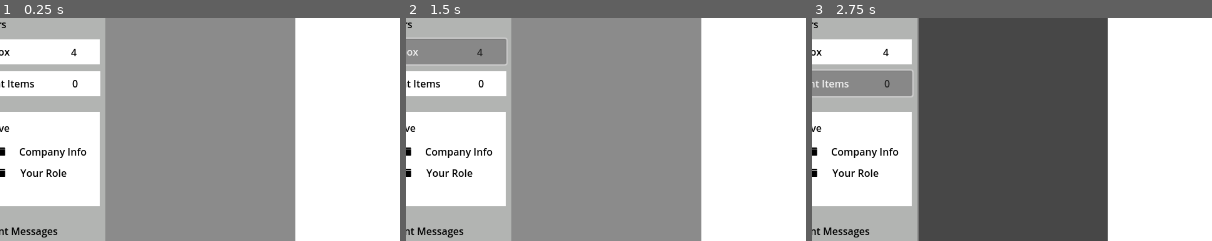
Above: before the commit, frames 1-3 (left to right).
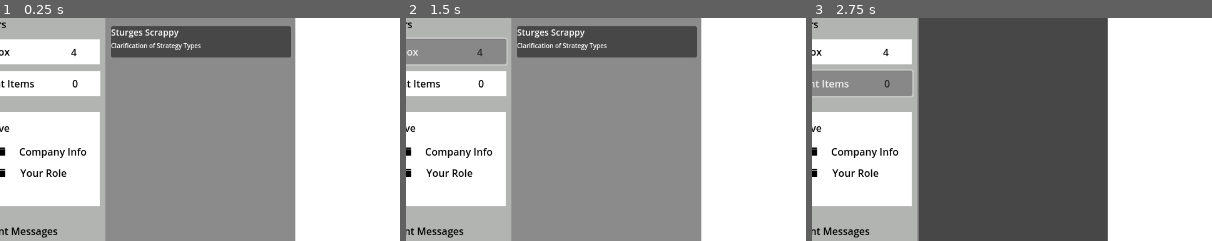
Above: after the commit, the same moments.

Repository: NMurphyGSU/InboxSimulator
Game: Godot game, scene res://inbox.tscn
Two runs of this game, one before a commit and one after it. Both use one fixed random seed, a clock stepped at 60 frames per second and the inputs below. This scene is started directly instead of the project's main scene.
Inputs (mouse positions are % of the whole screen's width and height, from its top left):
- Up to frame 1 (0.25 s): no input
- Up to frame 2 (1.5 s): click (9, 83) at 0.52 s; type "Alex" at 0.6 s; click "Inbox" at 1.25 s
- Up to frame 3 (2.75 s): click "Sent Items" at 2 s
The pictures show only the part of the screen within x 5-55%, y 19-69%; the shares and areas given below are measured in that part.

The runs differ from the first frame. In frame 1, 6.2% of the frame differs, in the area x 27-73%, y 3-18%; in frame 2, 6.2%; in frame 3, nothing differs.

Commit message:
First email in the dialogue tree loads, but other things break now. Progress is being made though. Debugging now.

Diff:
--- a/inbox-simulator/InboxScene.gd
+++ b/inbox-simulator/InboxScene.gd
@@ -177,22 +177,35 @@
 	return sender_lookup.get(sender_id, "Unknown Sender")
 
 func populate_unread_emails(): # will handle formatting mostly
+
+	print("Running populate_unread_emails")
 	if current_email == null:
-		print("current email is null")
-		return
-
-	var email = current_email
+		print("current_email is null")
+		return
+
+	if !current_email.has("sender_id") or !current_email.has("subject"):
+		print("current_email missing required fields")
+		return
+
+	var sid = current_email["sender_id"]
+	var subject = current_email["subject"]
+
+	#if current_email == null:
+	#	print("current email is null")
+	#	return
+
+	#var email = current_email
 	#for current_email in emails: #for each email that is inside of the emails array (runs for each email)
-	var sid = email["sender_id"] #assigns the sender id of that email to sid
-	var subject = email["subject"] #assigns the subject of the email to the subject variable
-	if email == null: #if that email is null then
-		print("email is null") #tell me that email is null
+	#var sid = email["sender_id"] #assigns the sender id of that email to sid
+	#var subject = email["subject"] #assigns the subject of the email to the subject variable
+	#if email == null: #if that email is null then
+	#	print("email is null") #tell me that email is null
 		#continue
-		return
-	if !email.has("sender_id") or !email.has("subject"): #if that same email does not have a sender id or it does not have a subject
-		print("email missing required fields:", email) #tell me the missing pieces
+	#	return
+	#if !email.has("sender_id") or !email.has("subject"): #if that same email does not have a sender id or it does not have a subject
+	#	print("email missing required fields:", email) #tell me the missing pieces
 		#continue
-		return
+	#	return
 		#-----This part allows me to fiddle with the formatting but as of now it breaks the read/unread portion. Leaving for now----------------------------
 		#var sender_margin = MarginContainer.new()
 		#sender_margin.add_theme_constant_override("margin_left", 10)
@@ -213,25 +226,25 @@
 		#email_container.add_child(subject_margin)
 		#--------------------------------------------------------------------------------------------------------------------------------------------------
 
-		var email_container = VBoxContainer.new()
-		var sender_label = Label.new() #Create a label for the vbox for the Sender
-		sender_label.text = get_sender_name(sid) #populate it ***I think this line is the issue?***
-		sender_label.add_theme_font_size_override("font_size", 14) #formatting
-		sender_label.add_theme_constant_override("margin_left", 50) #formatting This line isn't working **because it isn't a margin container. Will fix
-		email_container.add_child(sender_label) #adds the sender info the the email
-
-		var subject_label = Label.new() #creates a new label called subject_name
-		subject_label.text = subject #populates the text from the subject_label with the subject
-		subject_label.add_theme_font_size_override("font_size", 10)#formatting
-		subject_label.add_theme_constant_override("margin_left", 50)#formatting Fix to margin container
-		email_container.add_child(subject_label) #adds the subject to the email
-
-		var panel = Panel.new()
-		panel.custom_minimum_size = Vector2(0, 50)
-		panel.connect("gui_input", Callable(self, "_on_email_click").bind(email))
-		panel.add_child(email_container)
-		panel.mouse_filter = Control.MOUSE_FILTER_STOP
-		$Unread_Messages/Unread_Vbox.add_child(panel)
+	var email_container = VBoxContainer.new()
+	var sender_label = Label.new() #Create a label for the vbox for the Sender
+	sender_label.text = get_sender_name(sid) #populate it ***I think this line is the issue?***
+	sender_label.add_theme_font_size_override("font_size", 14) #formatting
+	sender_label.add_theme_constant_override("margin_left", 50) #formatting This line isn't working **because it isn't a margin container. Will fix
+	email_container.add_child(sender_label) #adds the sender info the the email
+
+	var subject_label = Label.new() #creates a new label called subject_name
+	subject_label.text = subject #populates the text from the subject_label with the subject
+	subject_label.add_theme_font_size_override("font_size", 10)#formatting
+	subject_label.add_theme_constant_override("margin_left", 50)#formatting Fix to margin container
+	email_container.add_child(subject_label) #adds the subject to the email
+
+	var panel = Panel.new()
+	panel.custom_minimum_size = Vector2(0, 50)
+	panel.connect("gui_input", Callable(self, "_on_email_click").bind(email))
+	panel.add_child(email_container)
+	panel.mouse_filter = Control.MOUSE_FILTER_STOP
+	$Unread_Messages/Unread_Vbox.add_child(panel)
 
 func check_criteria(email: Dictionary, criteria: String) -> bool: #Helper for answer checking
 	if criteria == "":
@@ -253,30 +266,27 @@
 	return actual_value == expected_value
 
 func load_emails(): #will use to work though the dialogue tree and then send to populate
-	#if current_email == null:
-	#	print("current_email is null at start of load_emails()")
-	#	return
-
-	if current_email == null and current_node_id != 0:
-		return
-
-	#print(">>> When loading, current_email has keys:", current_email.keys())
-
-	for i in range(emails.size()): #iterates by index in the email array
-		var email = emails[i] #grabs the dictionary at that index so the rest of the loop can work with a shorter name
-		for branch in branches: #for each branch we will test whether this email belongs to that branch's from/to path
-			print("Checking branch from:", branch["from"], "against current_node_id:", current_node_id) #print a debug
-			if branch["from"] == current_node_id: #only branches whos from matches the current node are relavent here if they are true, current node id might be wrong or JSON might store from as a string?
-				var criteria_string = branch["criteria"] #saves the q1_correct=1 or other here
-				if check_criteria(email, criteria_string): #sends it to the helper
-					print("✔ Found matching email:", email["subject"]) #debug
-					current_email = email #places the email that I need
-					current_node_id = branch["to"] #advances dialogue pointer for next decision cycle
-					index = i #stores where I am in the email array
-					print("Loading current_email:", current_email) #debug
-					populate_unread_emails() #sends the email to the method that will populate the UI
-					return  # Only load the first matching email
-	print("❌ No matching email found.")
+
+	#for i in range(emails.size()):
+	#	var email = emails[i]
+	#	if email.get("id", 0) == 1:
+	#		print("Found email with id=1 as start:", email.get("subject", "No subject"))
+	#		current_email = email
+	#		index = i
+	#		current_node_id = 1
+	#		populate_unread_emails()
+	#		return
+
+	if emails.size() > 0:
+		current_email = emails[0]
+		index = 0
+		current_node_id = current_email.get("id", 0)
+		print("Fallback: loaded first email:", current_email.get("subject", "No subject"))
+		populate_unread_emails()
+		return
+
+	print("No emails available to load.")
+
 		#-----Dialogue tree for email flow---------------------------------------------------------
 	#start with the top of the dialogue tree
 
@@ -311,21 +321,34 @@
 func load_questions(): #will load the questions per the dialogue tree
 	pass
 
-func _on_email_selected(email): #when an email is selected
-	#pass
-#-----Testing---------------------------------------------------------------------------------------
+func _on_email_selected(email):
+	if email == null:
+		print("Attempted to select a null email")
+		return
+
+	if not email.has("sender_id"):
+		print("Email missing 'sender_id':", email)
+		return
+
+	if not email.has("subject"):
+		print("Email missing 'subject':", email)
+		return
+
+	if not email.has("question"):
+		print("Email missing 'question':", email)
+		return
+
 	current_email = email
 	var sid = email["sender_id"]
 
 	var full_text = "[color=black][b]From:[/b] %s\n[b]Subject:[/b] %s\n\n%s[/color]" % [
 		get_sender_name(sid),
-		email.subject,
-		email.question
+		email["subject"],
+		email["question"]
 	]
 	$Main_Message/Main_Area.bbcode_text = full_text
 
-	if not email.read:
-
+	if not email.get("read", false):
 		var email_container = VBoxContainer.new()
 
 		var sender_margin = MarginContainer.new()
@@ -358,15 +381,21 @@
 				var container = child.get_child(0)
 				if container is VBoxContainer and container.get_child_count() > 1:
 					var subject_check = container.get_child(1)
-					if subject_check is Label and subject_check.text == email.subject:
+					if subject_check is Label and subject_check.text == email["subject"]:
 						child.queue_free()
 						break
 
-	email.read = true
+	email["read"] = true
 	update_email_counters()
+
+
+
 
 func _on_email_click(event: InputEvent, email): #when the user clicks the emails
 	if event is InputEventMouseButton and event.pressed:
+		if email == null:
+			print("Attempted to select a null email.")
+			return
 		_on_email_selected(email)
 
 func update_email_counters(): #handles the counters on the side panel
